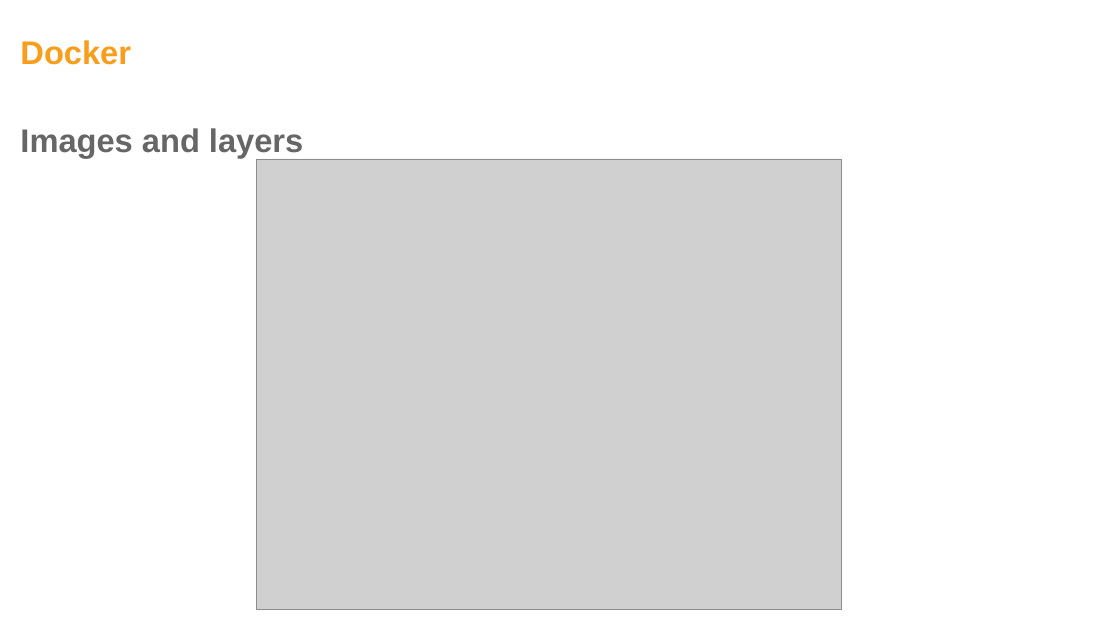
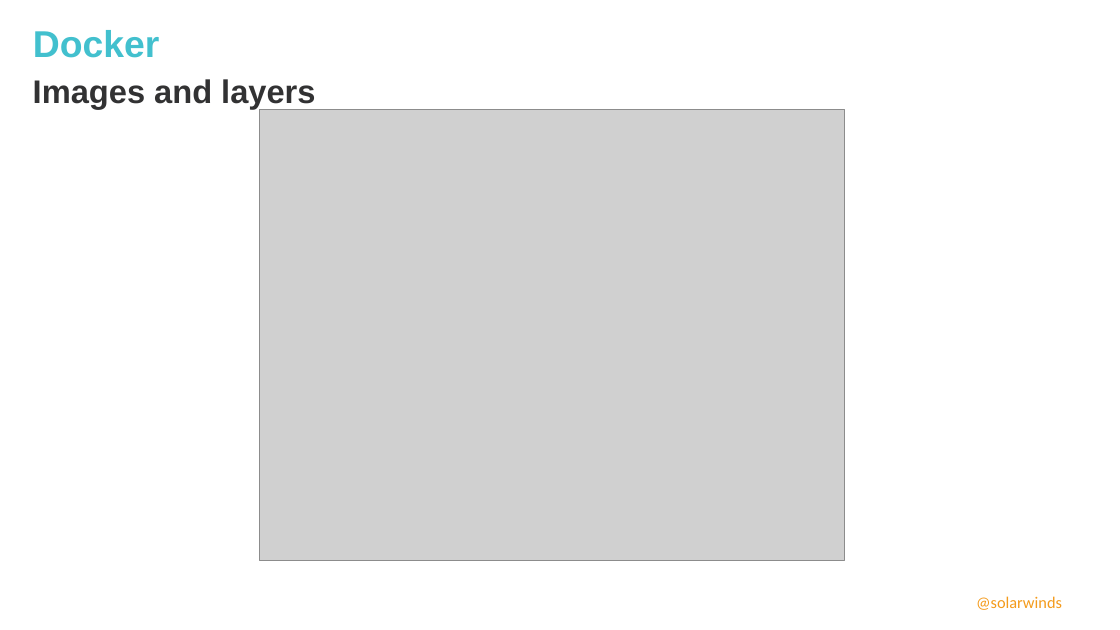
Before and after one commit to ivoklimsa/DockerVSB, a slide deck: slide 12 of ppt/DockerWorkshopVSB.pptx. Drawn at 1120x630 pixels with LibreOffice and Linux fonts; fonts in the diff are those of the drawing; grey boxes stand for pictures; background and template pictures are left out. Boxes give left, top, right and bottom in pixels: in the first picture for what was removed or moved away, otherwise in the second. Text is boxed around its words. In the diff, an @@ line names an element or a change of style, - is before the commit and + after.

Commit message:
Lab-2 Layers fix using different image ppt new template agenda tweak Dockerfile for example +gitignore

```diff
--- a/ppt/DockerWorkshopVSB.pptx
+++ b/ppt/DockerWorkshopVSB.pptx
@@ title "Docker": place and size @@
-title "Docker" at [20,40,131,65]
+title "Docker" at [33,30,160,58]
@@ title "Docker" at [33,30,160,58]: size 28 to 32 pt, text colour #F99D1C to #42C0CE; line spacing 0.9 to 1 @@
@@ text "Images and layers": place and size @@
-text "Images and layers" at [20,128,303,158]
+text "Images and layers" at [33,79,315,109]
@@ text "Images and layers" at [33,79,315,109]: text colour #666666 to #323233 @@
@@ picture: place and size @@
-picture at [257,159,843,610]
+picture at [260,109,845,560]
@@ text added at [976,596,1062,610], 14 pt, text #F49B1C @@
+@solarwinds
```
Also in this commit, not shown: 14 other slides changed, 1 slide added, 5 other files.
